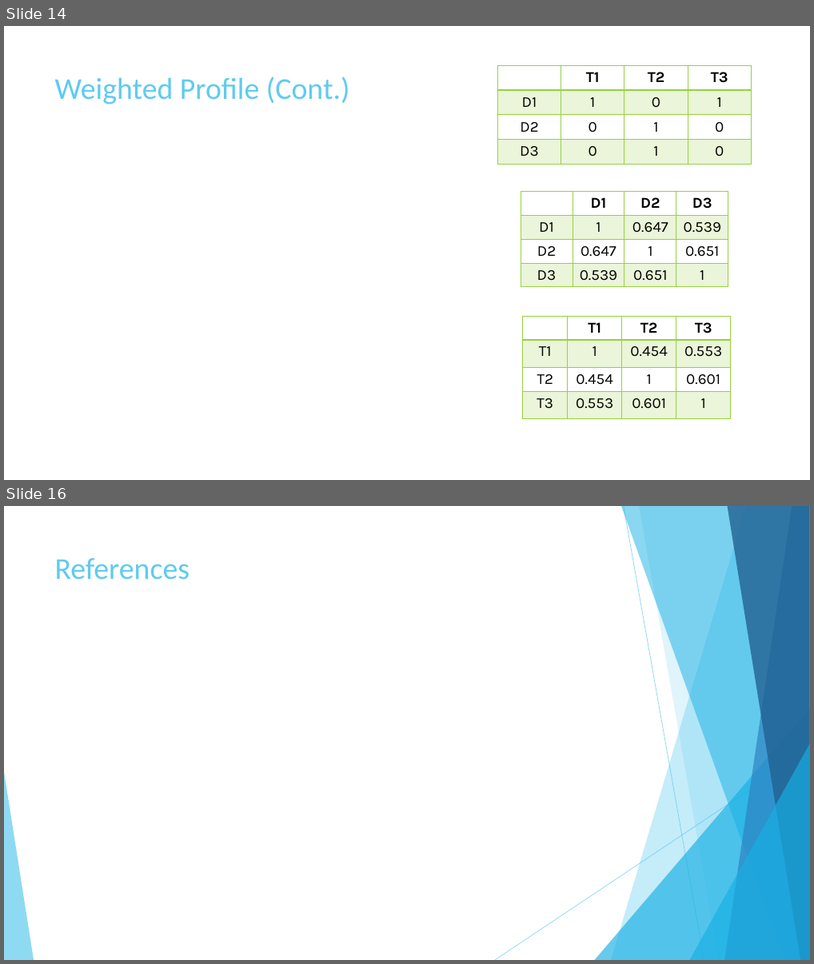
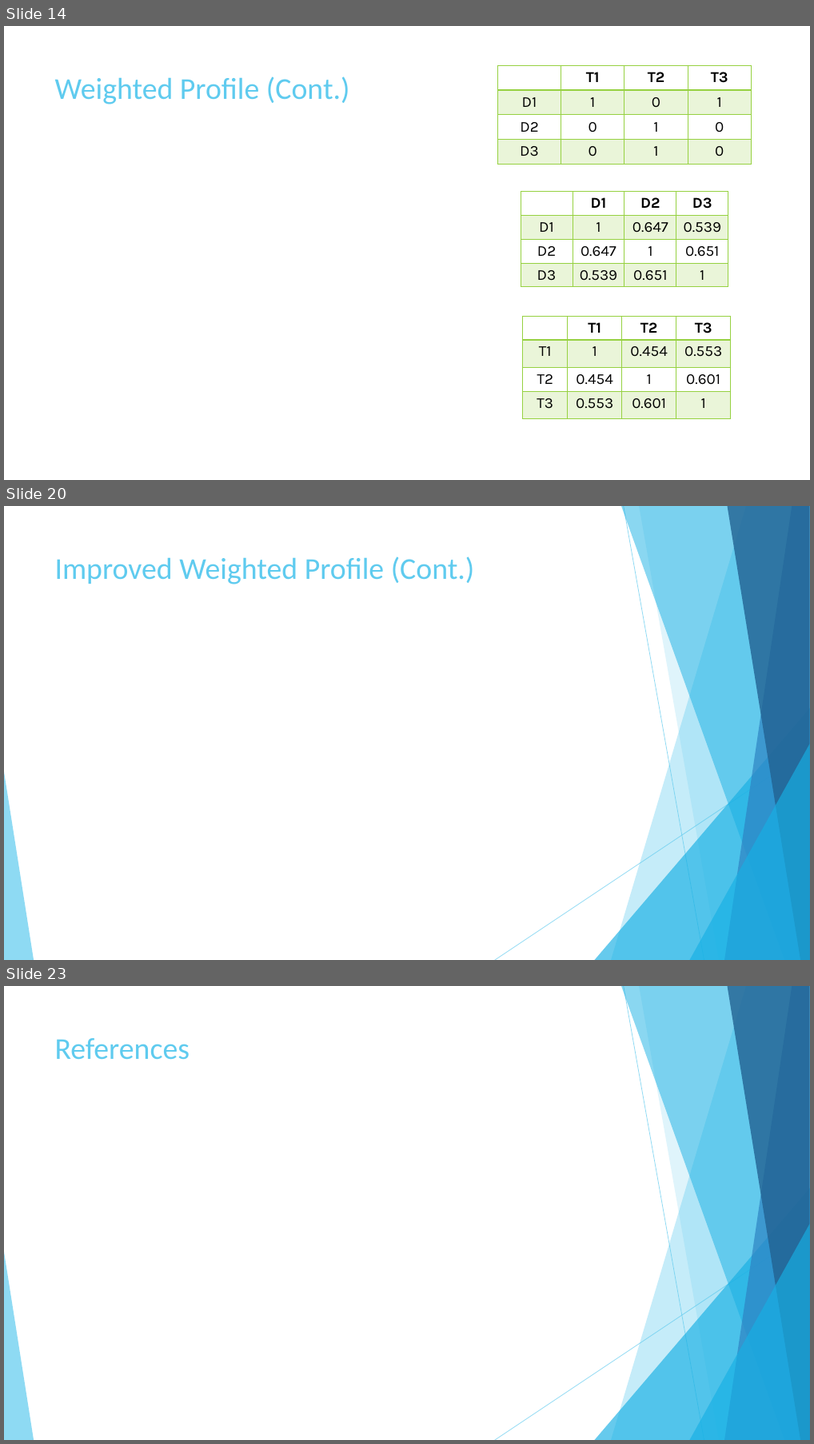
Before and after one commit to AbdullahAlZoabi/Drug-Target-Interaction-Prediction, a slide deck: Drug-Target Interaction Prediction.pptx. Shown one above the other, each under a label of ours: slides 14 and 16 before the commit, slides 14, 20 and 23 after it; the slides between them are not shown. The pictures are 814x964 and 814x1444 pixels, drawn with LibreOffice and Linux fonts; fonts in the diff are those of the drawing; grey boxes stand for pictures. Boxes give left, top, right and bottom in pixels: in the first picture for what was removed or moved away, otherwise in the second. Text is boxed around its words. In the diff, an @@ line names an element or a change of style, - is before the commit and + after.

```diff
--- a/Drug-Target Interaction Prediction.pptx
+++ b/Drug-Target Interaction Prediction.pptx
@@ slide 20 added at <box>4,506,810,960</box>, background #FFFFFF; not listed: 10 template elements that a slide beside it also shows @@
@@ title added at <box>55,556,475,584</box>, 36 pt, text #5FCBEF @@
+Improved Weighted Profile (Cont.)
@@ what was slide 16 is now slide 23 @@
```
Also in this commit, not shown: 1 slide changed, 6 other slides added.
